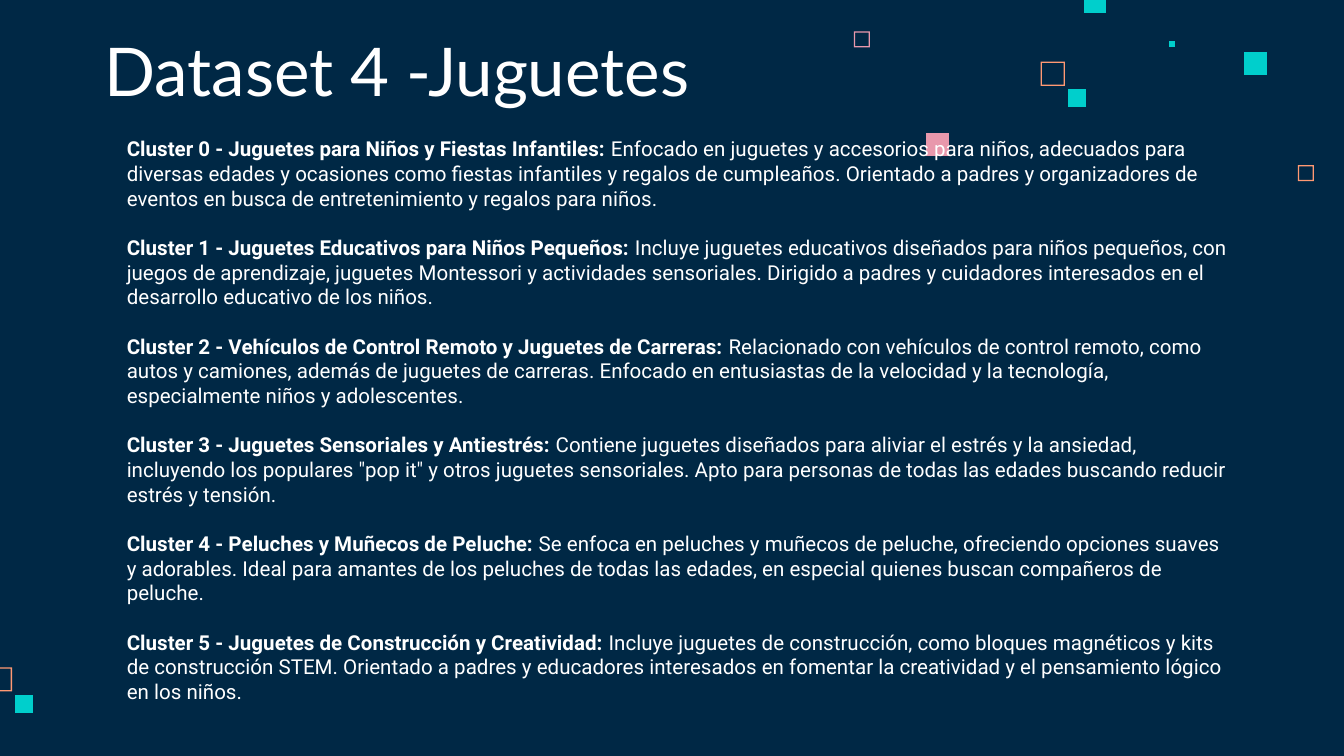
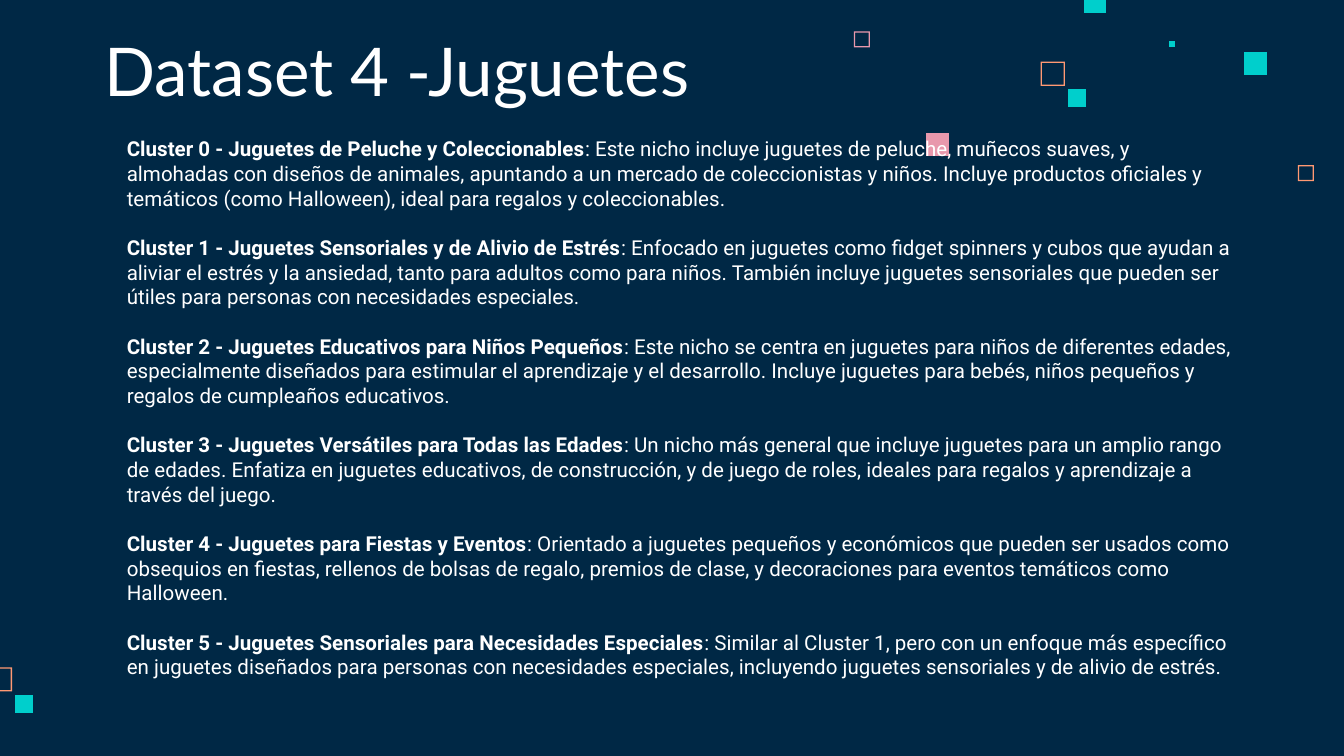
Before and after one commit to ChrissValdez/Proyecto_Integrador, a slide deck: slide 27 of Proyecto_integrador.pptx. Drawn at 1344x756 pixels with LibreOffice and Linux fonts; fonts in the diff are those of the drawing. Boxes give left, top, right and bottom in pixels: in the first picture for what was removed or moved away, otherwise in the second. Text is boxed around its words. In the diff, an @@ line names an element or a change of style, - is before the commit and + after.

```diff
--- a/Proyecto_integrador.pptx
+++ b/Proyecto_integrador.pptx
@@ text at bbox=[127, 137, 1231, 679]: text changed @@
-Cluster 0 - Juguetes para Niños y Fiestas Infantiles: Enfocado en juguetes y accesorios para niños, adecuados para diversas edades y ocasiones como fiestas infantiles y regalos de cumpleaños. Orientado a padres y organizadores de eventos en busca de entretenimiento y regalos para niños.
-Cluster 1 - Juguetes Educativos para Niños Pequeños: Incluye juguetes educativos diseñados para niños pequeños, con juegos de aprendizaje, juguetes Montessori y actividades sensoriales. Dirigido a padres y cuidadores interesados en el desarrollo educativo de los niños.
-Cluster 2 - Vehículos de Control Remoto y Juguetes de Carreras: Relacionado con vehículos de control remoto, como autos y camiones, además de juguetes de carreras. Enfocado en entusiastas de la velocidad y la tecnología, especialmente niños y adolescentes.
-Cluster 3 - Juguetes Sensoriales y Antiestrés: Contiene juguetes diseñados para aliviar el estrés y la ansiedad, incluyendo los populares "pop it" y otros juguetes sensoriales. Apto para personas de todas las edades buscando reducir estrés y tensión.
-Cluster 4 - Peluches y Muñecos de Peluche: Se enfoca en peluches y muñecos de peluche, ofreciendo opciones suaves y adorables. Ideal para amantes de los peluches de todas las edades, en especial quienes buscan compañeros de peluche.
-Cluster 5 - Juguetes de Construcción y Creatividad: Incluye juguetes de construcción, como bloques magnéticos y kits de construcción STEM. Orientado a padres y educadores interesados en fomentar la creatividad y el pensamiento lógico en los niños.
+Cluster 0 - Juguetes de Peluche y Coleccionables: Este nicho incluye juguetes de peluche, muñecos suaves, y almohadas con diseños de animales, apuntando a un mercado de coleccionistas y niños. Incluye productos oficiales y temáticos (como Halloween), ideal para regalos y coleccionables.
+Cluster 1 - Juguetes Sensoriales y de Alivio de Estrés: Enfocado en juguetes como fidget spinners y cubos que ayudan a aliviar el estrés y la ansiedad, tanto para adultos como para niños. También incluye juguetes sensoriales que pueden ser útiles para personas con necesidades especiales.
+Cluster 2 - Juguetes Educativos para Niños Pequeños: Este nicho se centra en juguetes para niños de diferentes edades, especialmente diseñados para estimular el aprendizaje y el desarrollo. Incluye juguetes para bebés, niños pequeños y regalos de cumpleaños educativos.
+Cluster 3 - Juguetes Versátiles para Todas las Edades: Un nicho más general que incluye juguetes para un amplio rango de edades. Enfatiza en juguetes educativos, de construcción, y de juego de roles, ideales para regalos y aprendizaje a través del juego.
+Cluster 4 - Juguetes para Fiestas y Eventos: Orientado a juguetes pequeños y económicos que pueden ser usados como obsequios en fiestas, rellenos de bolsas de regalo, premios de clase, y decoraciones para eventos temáticos como Halloween.
+Cluster 5 - Juguetes Sensoriales para Necesidades Especiales: Similar al Cluster 1, pero con un enfoque más específico en juguetes diseñados para personas con necesidades especiales, incluyendo juguetes sensoriales y de alivio de estrés.
```
Also in this commit, not shown: 8 other slides changed, 2 slides added, 1 other file.
